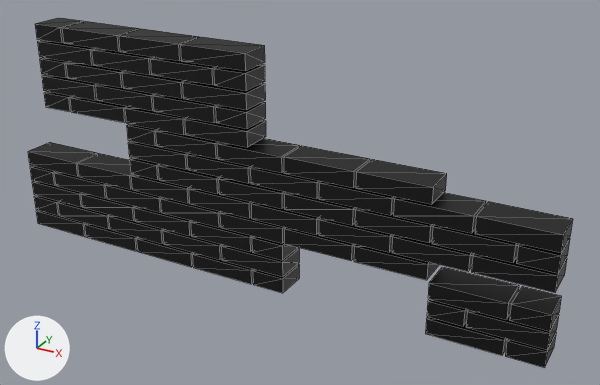
Two versions of the Blender file src/blender scenes and img sources for txt/Combination_Scene.blend, one commit apart.
Both versions are drawn from a 50 mm camera at (10.74, -16.26, 11.5) aimed at (1.07, 1.31, 2.71). Every picture has the same lights, and +X, +Y and +Z are marked at lower left. Mesh edges are drawn as thin lines. The same objects are shown in both versions, whatever each file hides.

Names of what the first picture shows: 'output'.
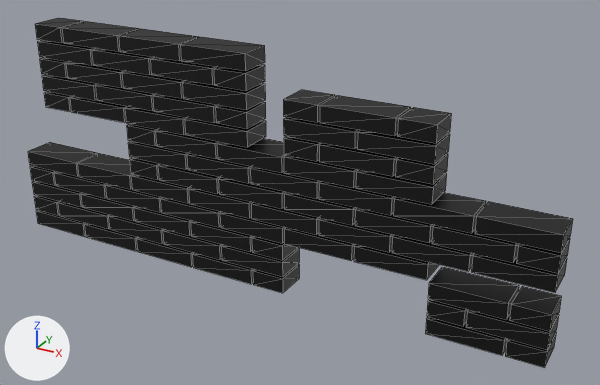
Commit message: Added another Wandstück to Real Combination

What differs and where, as boxes (x1, y1, x2, y2) in the pictures (600 x 385 px):
part 1 of me_output, added (black): after (397, 107, 452, 143)
part 2 of me_output, added (black): after (283, 90, 335, 122)
part 3 of me_output, added (black): after (320, 95, 411, 136)
part 4 of me_output, added (black): after (357, 130, 450, 164)
part 5 of me_output, added (black): after (283, 117, 360, 149)
part 6 of me_output, added (black): after (319, 143, 399, 176)
part 7 of me_output, built on: before (217, 138, 447, 204); after (217, 136, 448, 204)

What changed in the scene script:
```text
Change me_output:
    used by ob_output; location = (0.0, 0.0, 0.0)
    remove me_output.from_pydata(...)  # 592 vertices, 888 faces; spans x -8.0..8.0, y 0.5..1.5, z 0.0..6.5
    add me_output.from_pydata(...)  # 656 vertices, 984 faces; spans x -8.0..8.0, y 0.5..1.5, z 0.0..6.5
    me_output part 1: a new loose piece, a box spanning x 4.03..4.97, y 0.53..1.47, z 5.03..5.47, in mat_material_001 (black #000000)
    me_output part 2: a new loose piece, a box spanning x 1.03..1.97, y 0.53..1.47, z 5.03..5.47, in mat_material_001 (black #000000)
    me_output part 3: a new loose piece, a box spanning x 2.03..3.97, y 0.53..1.47, z 5.03..5.47, in mat_material_001 (black #000000)
    me_output part 4: a new loose piece, a box spanning x 3.03..4.97, y 0.53..1.47, z 4.53..4.97, in mat_material_001 (black #000000)
    me_output part 5: a new loose piece, a box spanning x 1.03..2.97, y 0.53..1.47, z 4.53..4.97, in mat_material_001 (black #000000)
    me_output part 6: a new loose piece, a box spanning x 2.03..3.97, y 0.53..1.47, z 4.03..4.47, in mat_material_001 (black #000000)
    me_output part 7
    22 faces are deleted
    6 vertices move within x 1.0..5.0, y 0.5..1.5, z 4.0
    8 vertices are added at x 2.0..4.0, y 0.5..1.5, z 4.0..4.5
    8 new vertices lie (0.0, 0.0, 0.5) away from vertices in x 1.0..5.0, y 0.5..1.5, z 3.5..4.0
    46 new faces join them
```
